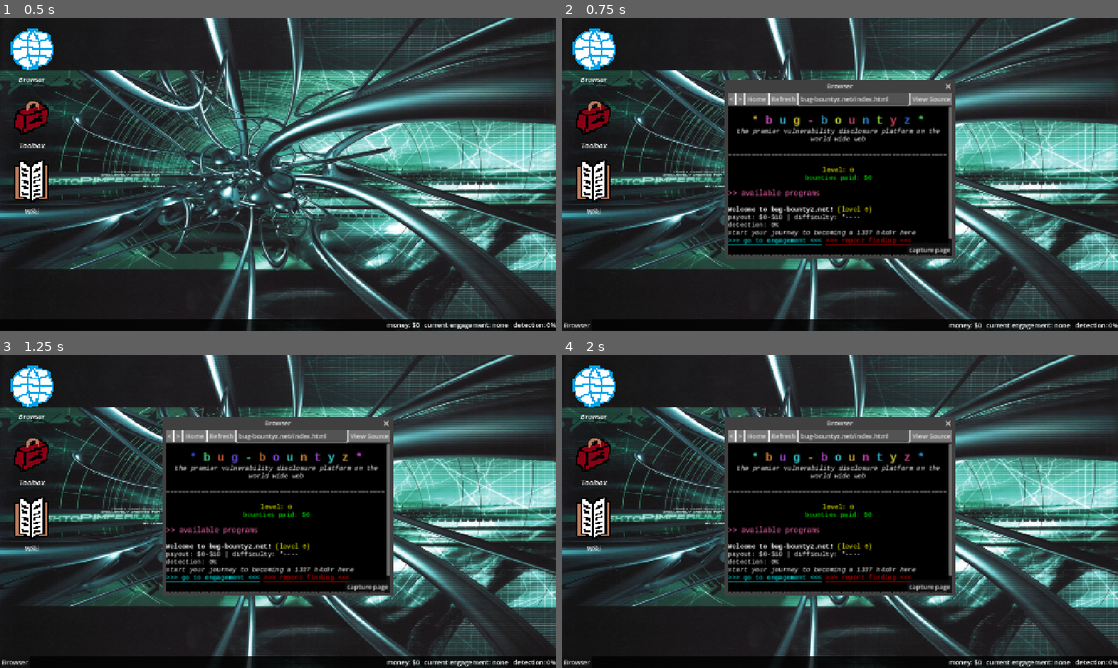
Above: before the commit, frames 1-4 (two rows, left to right).
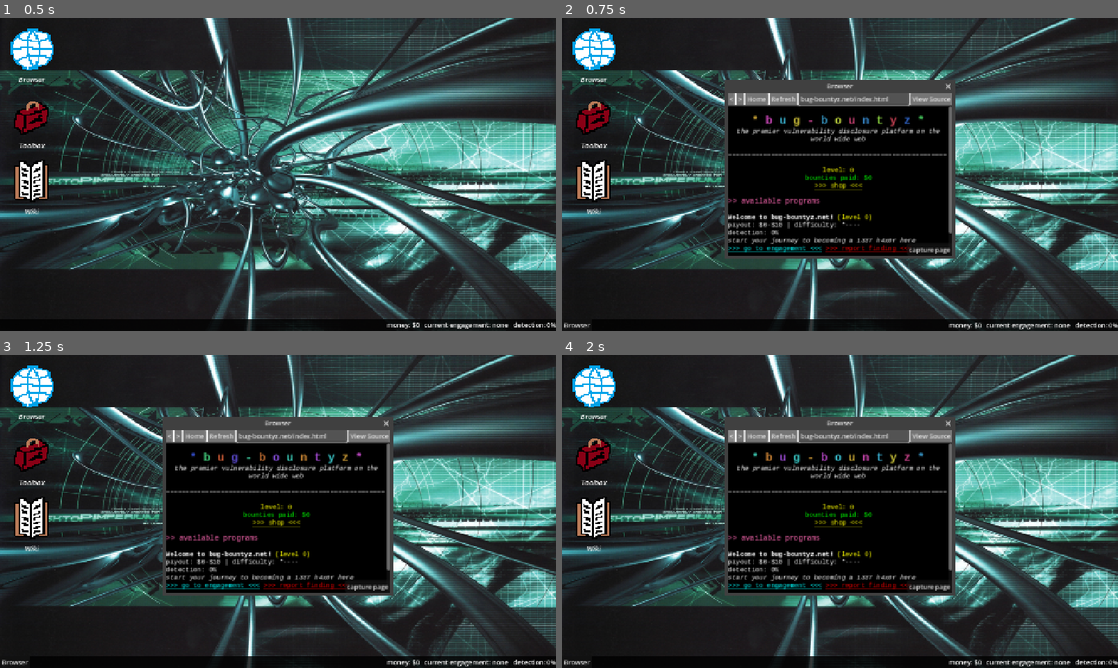
Above: after the commit, the same moments.

Repository: samiser/bug-bountyz
Game: Godot game, scene res://main.tscn
The game is run twice, just before and just after one commit, with the same random seed, the same clock (stepped at 60 frames per second) and the same inputs.
Inputs (mouse positions are in pixels of both pictures, inside the frame that each line leads up to):
- Up to frame 1 (0.5 s): no input
- Up to frame 2 (0.75 s): tap Enter at 0.5 s; move the mouse to (595, 58) at 0.52 s; click (595, 58) at 0.67 s
- Up to frame 3 (1.25 s): no input
- Up to frame 4 (2 s): click "<" at 1.25 s

Frame 1 is identical in both runs. In frame 2, 2.7% of the frame differs, in the area x 29-71%, y 52-76%; in frame 3, 2.7%; in frame 4, 2.7%.

Commit message:
added shop

Diff:
--- a/project.godot
+++ b/project.godot
@@ -24,6 +24,7 @@
 Bounties="*res://scripts/autoloads/bounties.gd"
 Vulns="*res://scripts/autoloads/vulns.gd"
 Sites="*res://scripts/autoloads/sites.gd"
+Tools="*res://scripts/autoloads/tools.gd"
 
 [display]
 
--- /dev/null
+++ b/resources/sites/bug-bountyz.net/shop.tres
@@ -0,0 +1,9 @@
+[gd_resource type="Resource" script_class="ShopPage" format=3 uid="uid://bshop2x4yqqan"]
+
+[ext_resource type="AudioStream" uid="uid://bd3i3qdwnt7mk" path="res://audio/music/urban_shop_bpm92.ogg" id="1_ddf25"]
+[ext_resource type="Script" uid="uid://7gbttwuanqio" path="res://scripts/shop_page.gd" id="1_sp"]
+
+[resource]
+script = ExtResource("1_sp")
+background_colour = Color(0, 0, 0, 1)
+music = ExtResource("1_ddf25")
--- a/scenes/tools/toolbox.tscn
+++ b/scenes/tools/toolbox.tscn
@@ -4,6 +4,7 @@
 [ext_resource type="PackedScene" uid="uid://df0k7r3pq2mxw" path="res://scenes/tools/directory_fuzzer.tscn" id="2_hre1t"]
 [ext_resource type="PackedScene" uid="uid://cnbkxh3pq8m4w" path="res://scenes/tools/captures_notebook.tscn" id="3_hre1t"]
 [ext_resource type="Script" uid="uid://bisd24rfknjep" path="res://scripts/desktop/tabbed_window.gd" id="4_tw"]
+[ext_resource type="Script" path="res://scripts/tools/toolbox.gd" id="5_tb"]
 
 [node name="Toolbox" type="Control" unique_id=474395757]
 layout_mode = 3
@@ -12,6 +13,7 @@
 anchor_bottom = 1.0
 grow_horizontal = 2
 grow_vertical = 2
+script = ExtResource("5_tb")
 
 [node name="TabContainer" type="TabContainer" parent="." unique_id=438107669]
 layout_mode = 1
--- a/scripts/autoloads/engagement.gd
+++ b/scripts/autoloads/engagement.gd
@@ -7,12 +7,14 @@
 
 var captures : Array[Dictionary] = []
 var money : int = 0
+var lifetime_earned : int = 0
 var level : int = 0
 var detection_by_bounty : Dictionary = {}
 var burned_bounties : Array[String] = []
 var discovered_pages : Array[String] = []
 var discovered_sites : Array[String] = []
 var claimed_findings : Array[String] = []
+var unlocked_tools : Array[String] = []
 var active_bounty : Bounty = null
 
 signal detection_changed(bounty_id: String, new_value: int)
@@ -24,6 +26,44 @@
 signal bounty_burned(bounty_id: String)
 signal active_bounty_changed(bounty: Bounty)
 signal level_changed(new_value: int)
+signal tool_unlocked(id: String)
+
+func _ready() -> void:
+	action_invoked.connect(_on_action)
+
+func _on_action(name: String, args: Array) -> void:
+	if name != "buy" or args.is_empty():
+		return
+	_try_buy(args[0])
+
+func _try_buy(tool_id: String) -> void:
+	if not Tools.ALL.has(tool_id):
+		Sound.play_error()
+		return
+	if is_tool_unlocked(tool_id):
+		Sound.play_error()
+		return
+	var price : int = Tools.ALL[tool_id].price
+	if money < price:
+		Sound.play_error()
+		return
+	spend_money(price)
+	unlock_tool(tool_id)
+	Sound.play_click()
+
+func unlock_tool(id: String) -> bool:
+	if unlocked_tools.has(id):
+		return false
+	unlocked_tools.append(id)
+	tool_unlocked.emit(id)
+	return true
+
+func is_tool_unlocked(id: String) -> bool:
+	return unlocked_tools.has(id)
+
+func spend_money(amount: int) -> void:
+	money -= amount
+	money_changed.emit(money)
 
 func add_detection(bounty_id: String, amount: int) -> void:
 	if bounty_id.is_empty() or burned_bounties.has(bounty_id):
@@ -93,13 +133,14 @@
 
 func add_money(amount: int) -> void:
 	money += amount
+	lifetime_earned += amount
 	money_changed.emit(money)
 	_recompute_level()
 
 func _recompute_level() -> void:
 	var new_level := 0
 	for threshold in LEVEL_THRESHOLDS:
-		if money >= threshold:
+		if lifetime_earned >= threshold:
 			new_level += 1
 		else:
 			break
--- /dev/null
+++ b/scripts/autoloads/tools.gd
@@ -0,0 +1,14 @@
+extends Node
+
+const ALL : Dictionary = {
+	"port_scanner": {
+		"name": "Port Scanner",
+		"price": 100,
+		"description": "scans a host for open ports and the services running on them",
+	},
+	"directory_fuzzer": {
+		"name": "Directory Fuzzer",
+		"price": 300,
+		"description": "discovers pages on a host that aren't linked from anywhere",
+	},
+}
--- a/scripts/platform_page.gd
+++ b/scripts/platform_page.gd
@@ -11,6 +11,7 @@
 
 [center][color=yellow]level: %d[/color][/center]
 [center][color=lime]bounties paid: $%d[/color][/center]
+[center][url=/shop.html][color=yellow]>>> shop <<<[/color][/url][/center]
 
 [color=hotpink][font_size=18]>> available programs[/font_size][/color]
 
--- /dev/null
+++ b/scripts/shop_page.gd
@@ -0,0 +1,41 @@
+class_name ShopPage
+extends Page
+
+const PAGE_TEMPLATE := """
+[center][rainbow][font_size=24][b]* s h o p *[/b][/font_size][/rainbow][/center]
+[center][i]spend your money, hack more stuff[/i][/center]
+
+[color=gray]========================================================[/color]
+
+[center][color=lime]your money: $%d[/color][/center]
+
+[color=hotpink][font_size=16]>> available tools[/font_size][/color]
+
+%s
+
+[color=gray]========================================================[/color]"""
+
+const ENTRY_OWNED := """[b]%s[/b] [color=gray][OWNED][/color]
+[i]%s[/i]"""
+
+const ENTRY_BUY := """[b]%s[/b] - $%d
+[i]%s[/i]
+[url=action://buy/%s][color=cyan]>>> buy <<<[/color][/url]"""
+
+const ENTRY_LOCKED := """[b]%s[/b] - $%d
+[i]%s[/i]
+[color=gray]>>> can't afford <<<[/color]"""
+
+func get_content() -> String:
+	var entries : Array[String] = []
+	for tool_id in Tools.ALL.keys():
+		var info : Dictionary = Tools.ALL[tool_id]
+		if Engagement.is_tool_unlocked(tool_id):
+			entries.append(ENTRY_OWNED % [info.name, info.description])
+		elif Engagement.money >= info.price:
+			entries.append(ENTRY_BUY % [info.name, info.price, info.description, tool_id])
+		else:
+			entries.append(ENTRY_LOCKED % [info.name, info.price, info.description])
+	if entries.is_empty():
+		return PAGE_TEMPLATE % [Engagement.money, "[i]no tools available.[/i]"]
+	return PAGE_TEMPLATE % [Engagement.money, "\n\n".join(entries)]
--- /dev/null
+++ b/scripts/tools/toolbox.gd
@@ -0,0 +1,22 @@
+extends Control
+
+const TOOL_TABS : Dictionary = {
+	"Port Scanner": "port_scanner",
+	"Directory Fuzzer": "directory_fuzzer",
+}
+
+@onready var tab_container : TabContainer = $TabContainer
+
+func _ready() -> void:
+	Engagement.tool_unlocked.connect(_on_tool_unlocked)
+	_refresh_tabs()
+
+func _refresh_tabs() -> void:
+	for i in tab_container.get_tab_count():
+		var tab_name := tab_container.get_tab_title(i)
+		if TOOL_TABS.has(tab_name):
+			var tool_id : String = TOOL_TABS[tab_name]
+			tab_container.set_tab_hidden(i, not Engagement.is_tool_unlocked(tool_id))
+
+func _on_tool_unlocked(_id: String) -> void:
+	_refresh_tabs()
Not shown, added: audio/music/urban_shop_bpm92.ogg.import
Not shown, added: scripts/autoloads/tools.gd.uid
Not shown, added: scripts/shop_page.gd.uid
Not shown, added: scripts/tools/toolbox.gd.uid
Not shown, added: audio/music/urban_shop_bpm92.ogg
